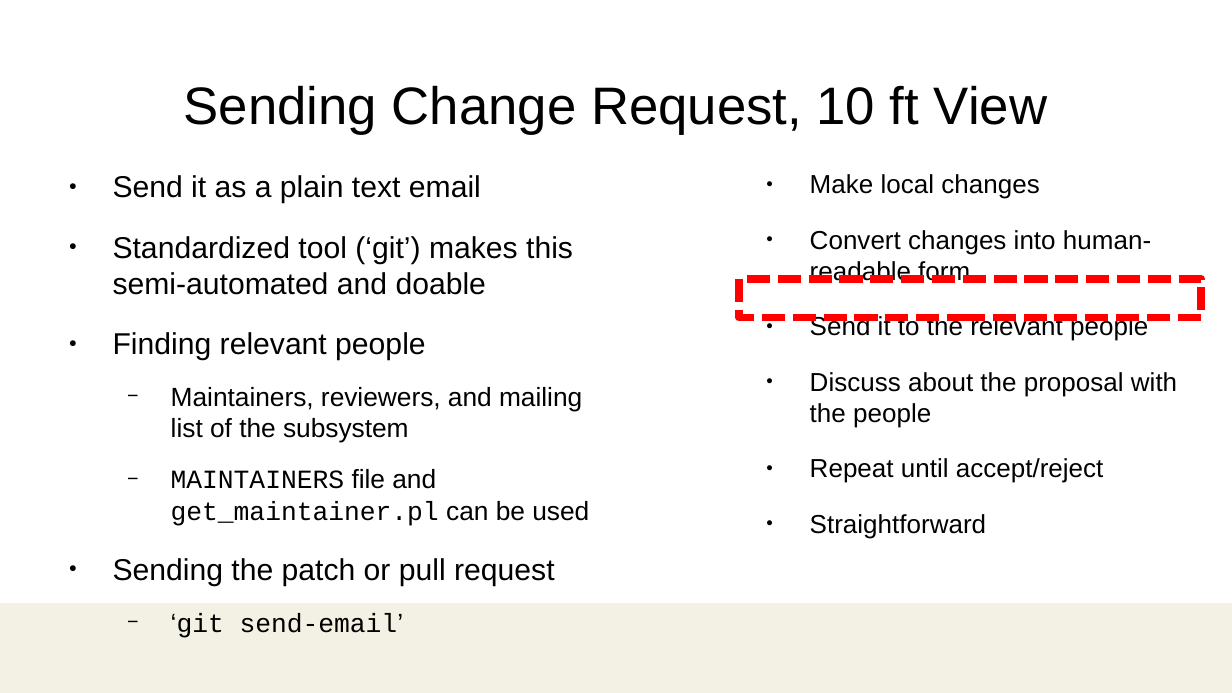
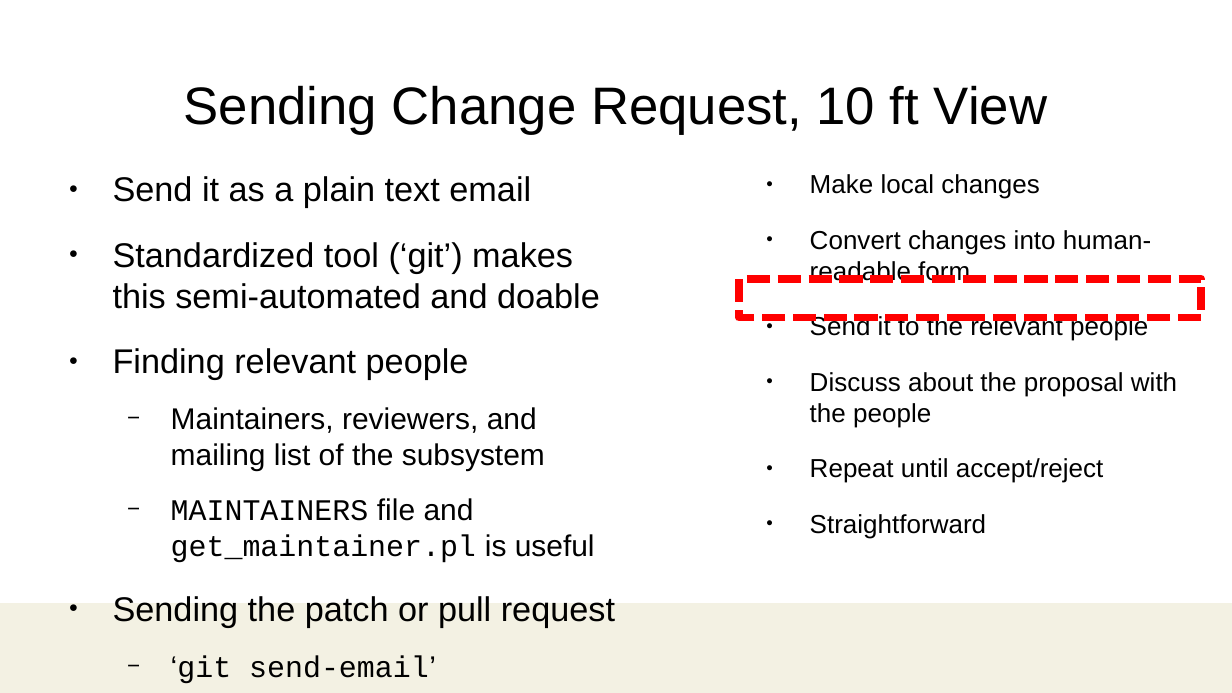
Before and after one commit to damonitor/talks, a slide deck: slide 9 of 2025/ossjp/hkml_ossjp25.odp. Drawn at 1232x693 pixels with LibreOffice and Linux fonts; fonts in the diff are those of the drawing; background and template pictures are left out. Boxes give left, top, right and bottom in pixels: in the first picture for what was removed or moved away, otherwise in the second. Text is boxed around its words. In the diff, an @@ line names an element or a change of style, - is before the commit and + after.

```diff
--- a/2025/ossjp/hkml_ossjp25.odp
+++ b/2025/ossjp/hkml_ossjp25.odp
@@ text at [113,176,615,682]: size 17.6 to 20 pt in "Send it as a plain text email", "Standardized tool (‘git’) makes this semi-automated and ...", "Finding relevant people", "Sending the patch or pull request"; size 15.4 to 17.5 pt in "Maintainers, reviewers, and mailing list of the ...", "‘git send-email’" @@
@@ text at [171,498,595,563]: text changed; size 15.4 to 17.5 pt @@
-  − MAINTAINERS file and get_maintainer.pl can be used
+  − MAINTAINERS file and get_maintainer.pl is useful
```
Also in this commit, not shown: 11 other slides changed, 1 other file.
